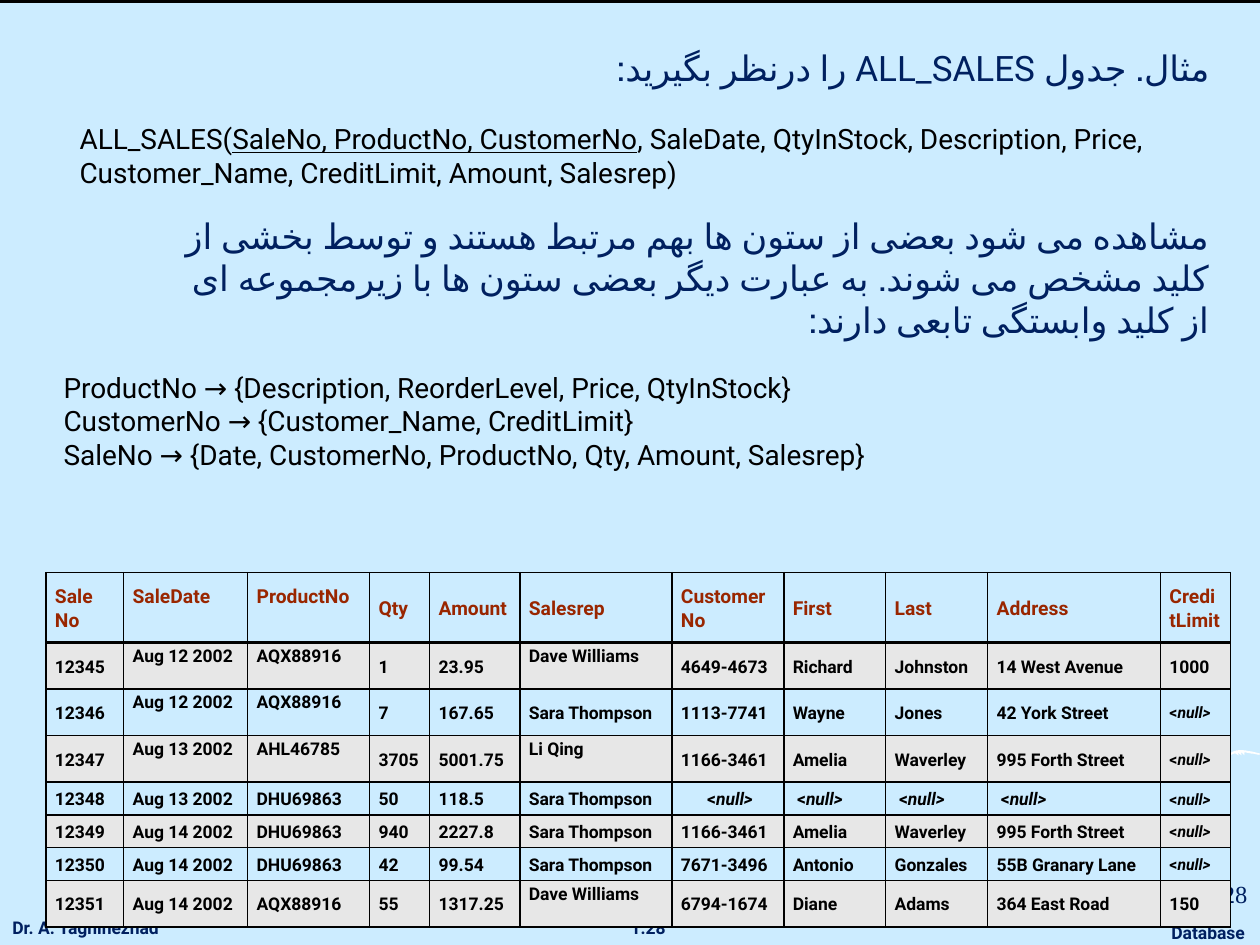
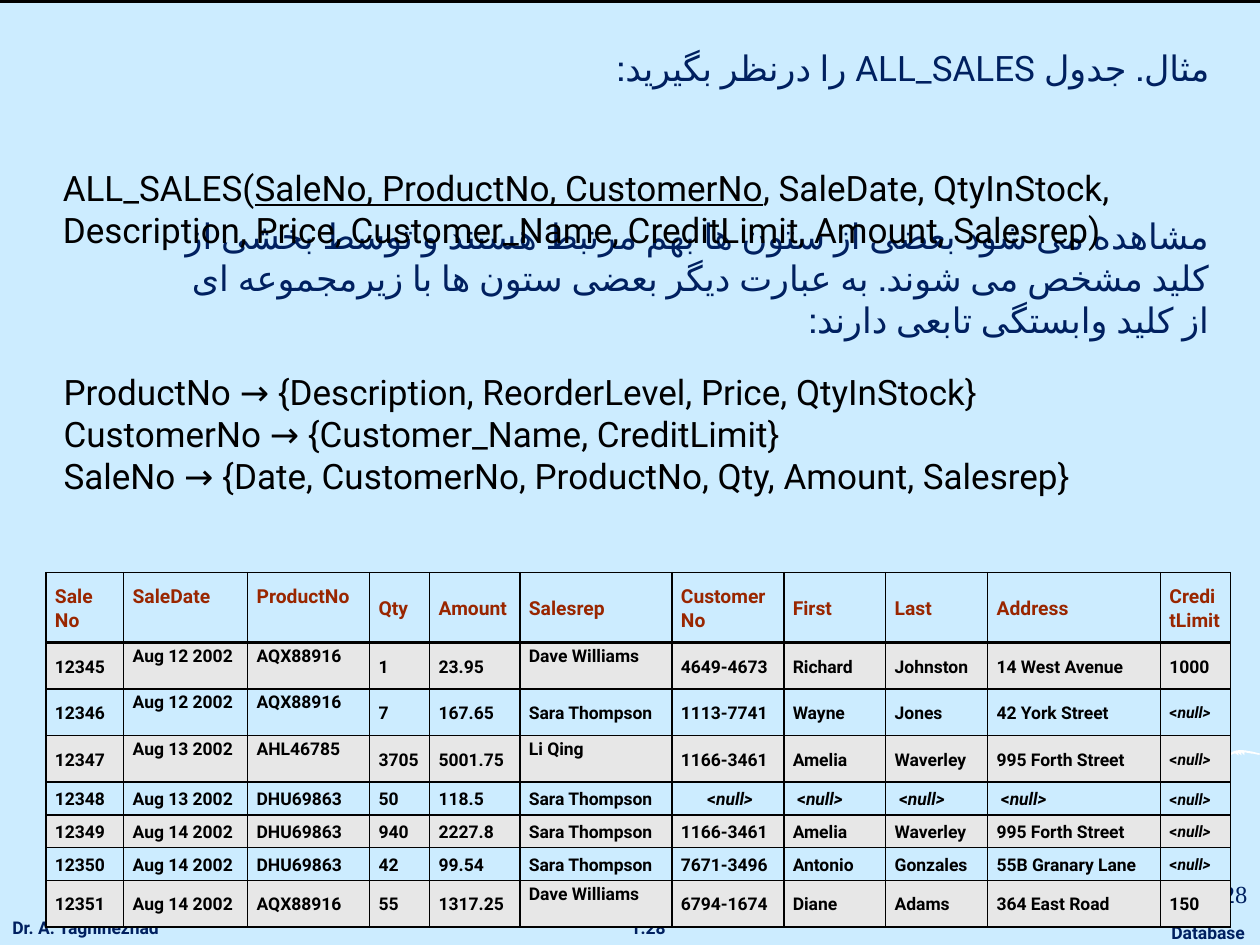
Before and after one commit to ataghinezhad/ataghinezhad.github.io, a slide deck: slide 28 of courses/downloads/temp/Database_Lec5.pptx. Drawn at 1260x945 pixels with LibreOffice and Linux fonts; fonts in the diff are those of the drawing; background and template pictures are left out. Boxes give left, top, right and bottom in pixels: in the first picture for what was removed or moved away, otherwise in the second. Text is boxed around its words. In the diff, an @@ line names an element or a change of style, - is before the commit and + after.

```diff
--- a/courses/downloads/temp/Database_Lec5.pptx
+++ b/courses/downloads/temp/Database_Lec5.pptx
@@ text "ALL_SALES(SaleNo, ProductNo, CustomerNo, SaleDate, QtyInStoc ..." at bbox=[63, 173, 1109, 252]: size 16 to 20 pt @@
@@ text "ALL_SALES(SaleNo, ProductNo, CustomerNo, SaleDate, QtyInStoc ...": place and size @@
-text "ALL_SALES(SaleNo, ProductNo, CustomerNo, SaleDate, QtyInStoc ..." at bbox=[80, 127, 1143, 189]
+text "ALL_SALES(SaleNo, ProductNo, CustomerNo, SaleDate, QtyInStoc ..." at bbox=[63, 173, 1109, 252]
@@ text "ProductNo → {Description, ReorderLevel, Price, ..." at bbox=[64, 378, 1070, 497]: size 16 to 20 pt @@
```
Also in this commit, not shown: 6 other slides changed, 3 other files.
